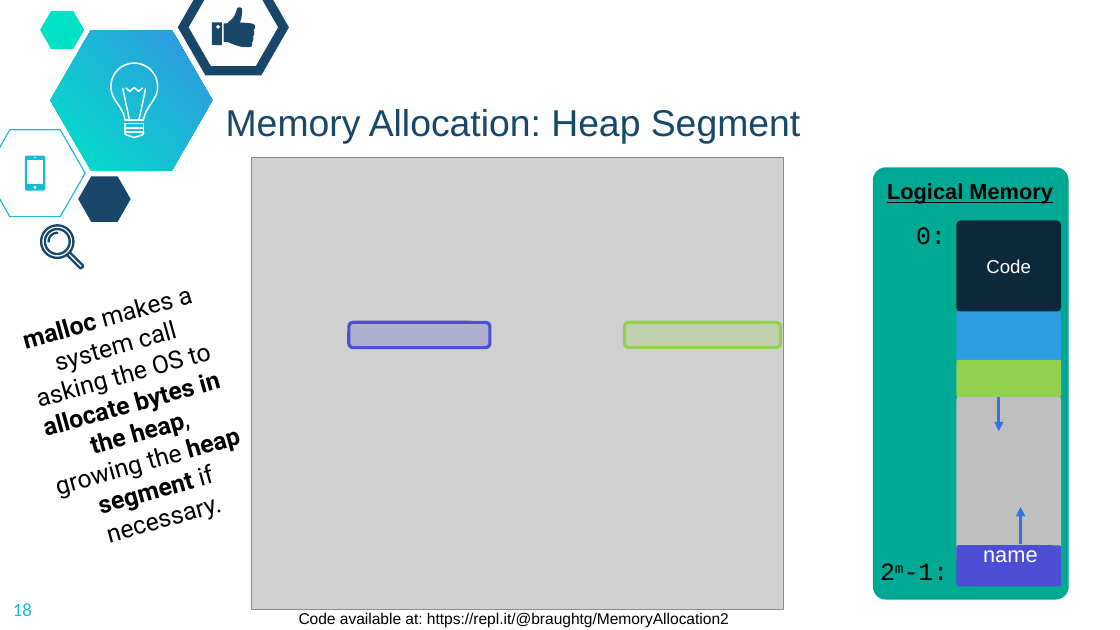
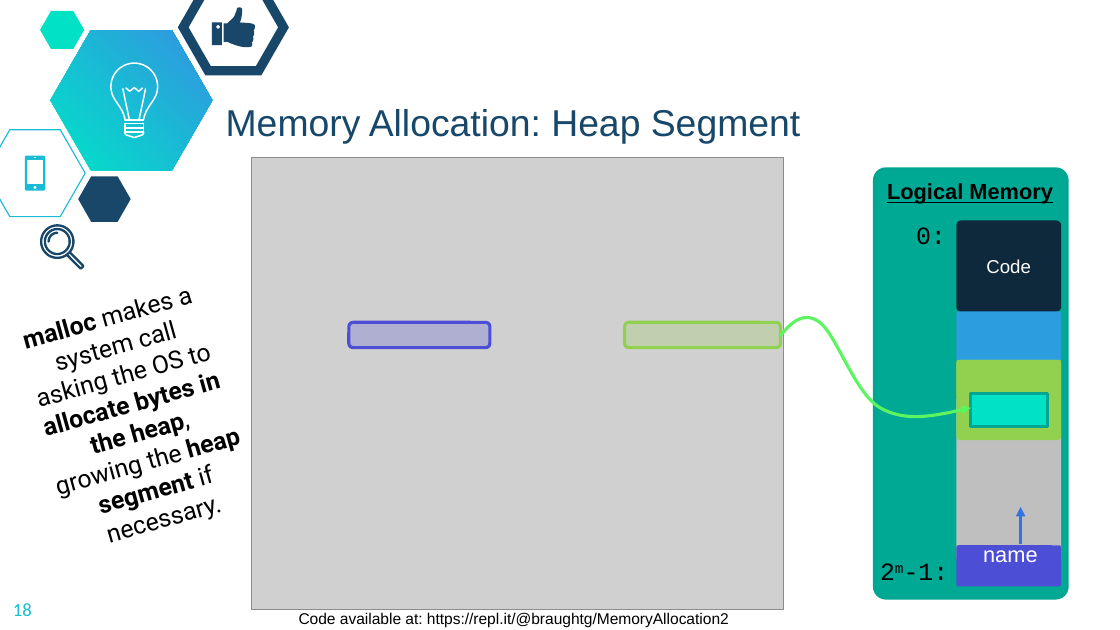
Before and after one commit to dickinson-comp256/COMP256, a slide deck: slide 18 of docs/materials/05-OperatingSystemsAbstractions/OSA4-S-LogicalMemory.pptx. Drawn at 1120x630 pixels with LibreOffice and Linux fonts; fonts in the diff are those of the drawing; grey boxes stand for pictures; background and template pictures are left out. Boxes give left, top, right and bottom in pixels: in the first picture for what was removed or moved away, otherwise in the second. Text is boxed around its words. In the diff, an @@ line names an element or a change of style, - is before the commit and + after.

```diff
--- a/docs/materials/05-OperatingSystemsAbstractions/OSA4-S-LogicalMemory.pptx
+++ b/docs/materials/05-OperatingSystemsAbstractions/OSA4-S-LogicalMemory.pptx
@@ freeform shape added at (x1=780, y1=317, x2=970, y2=416), outline #5CF55F 2 pt @@
@@ rounded rectangle added at (x1=956, y1=360, x2=1061, y2=440), fill #92D050 @@
@@ rectangle added at (x1=971, y1=394, x2=1047, y2=427), fill #00E1C6, outline #00A692 2 pt @@
@@ arrow removed from (999, 396) to (999, 431) @@
```
Also in this commit, not shown: 5 other slides changed, 2 other files.
